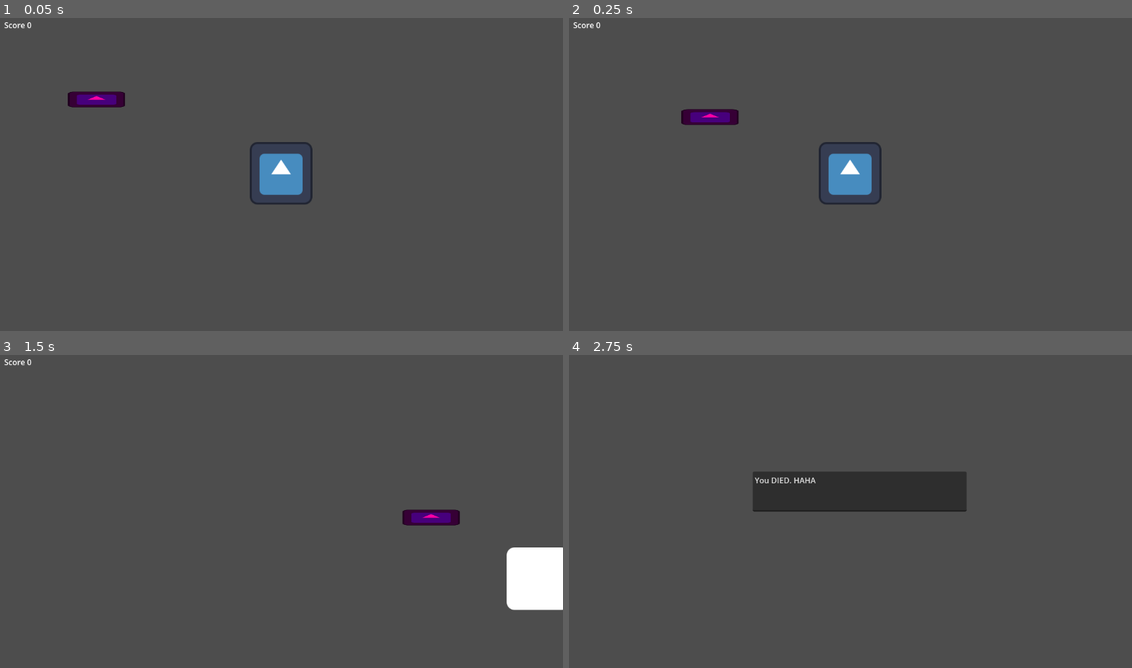
Above: before the commit, frames 1-4 (two rows, left to right).
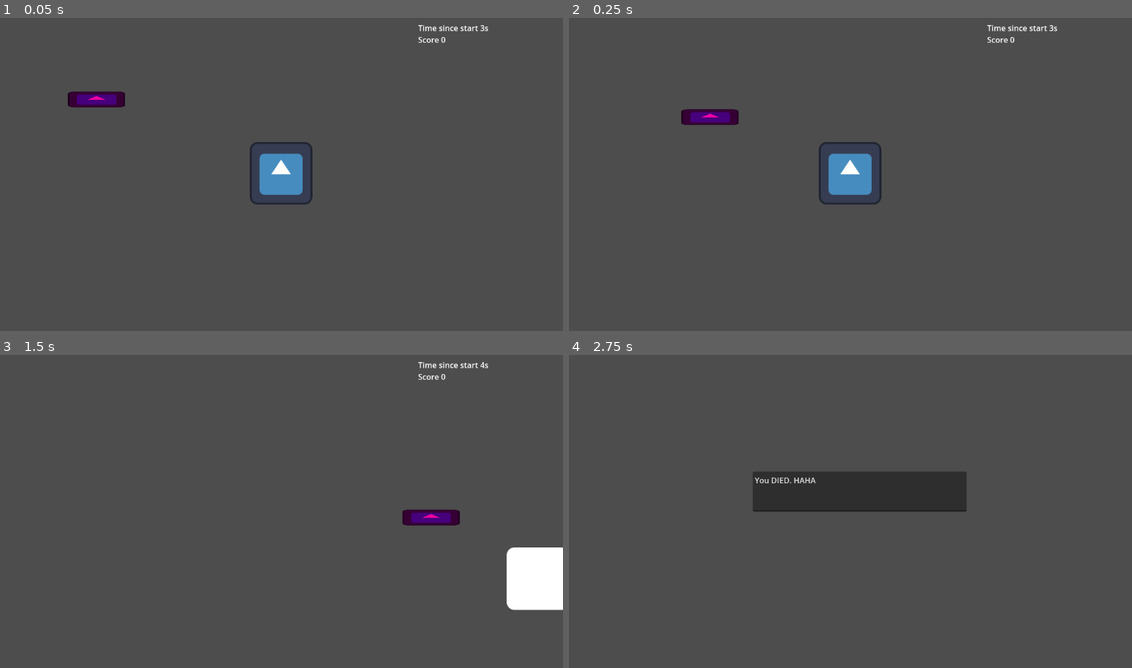
Above: after the commit, the same moments.

Repository: elVariable/gamejam
Game: Godot game, scene res://scences/main.tscn
The game is run twice, just before and just after one commit, with the same random seed, the same clock (stepped at 60 frames per second) and the same inputs. The engine's default icon, where the game draws it, is replaced by a stand-in: a white triangle on a blue panel in a dark square.
Inputs:
- Up to frame 1 (0.05 s): no input
- Up to frame 2 (0.25 s): no input
- Up to frame 3 (1.5 s): hold D (Right) 0.53-1.28 s; tap U (Fire0) at 0.6 s; hold S (Down) from 1.28 s (still down); tap I (Fire1) at 1.35 s
- Up to frame 4 (2.75 s): release S (Down) at 2.03 s; hold D (Right) from 2.03 s (still down); tap O (Fire2) at 2.1 s

The runs differ from the first frame. In frame 1, 0.2% of the frame differs, in the area x 0-87%, y 1-8%; in frame 2, 0.2%; in frame 3, 0.2%; in frame 4, nothing differs.

Commit message:
Add ingame timer

Diff:
--- a/scences/ui.tscn
+++ b/scences/ui.tscn
@@ -20,7 +20,26 @@
 [node name="ScoreLabel" type="Label" parent="Score"]
 unique_name_in_owner = true
 layout_mode = 0
-offset_left = 10.0
-offset_top = 10.0
-offset_right = 50.0
-offset_bottom = 33.0
+offset_left = 856.0
+offset_top = 40.0
+offset_right = 898.0
+offset_bottom = 63.0
+text = "score
+"
+horizontal_alignment = 1
+
+[node name="Time" type="Control" parent="."]
+unique_name_in_owner = true
+anchors_preset = 0
+offset_right = 40.0
+offset_bottom = 40.0
+
+[node name="TimeLabel" type="Label" parent="Time"]
+unique_name_in_owner = true
+layout_mode = 0
+offset_left = 856.0
+offset_top = 16.0
+offset_right = 896.0
+offset_bottom = 39.0
+text = "time"
+horizontal_alignment = 1
--- a/scripts/game_ui.gd
+++ b/scripts/game_ui.gd
@@ -2,10 +2,15 @@
 
 #@onready var score_texture = %Score/ScoreTexture
 @onready var score_label = %Score/ScoreLabel
+@onready var time_label = %Time/TimeLabel
+
 #@onready var death_label = %Death/DeathLabel
 
 
 func _process(_delta):
     # Set the score label text to the score variable in game maanger script
     score_label.text = "Score %d" % GameManager.score
+
+    var ingame_time_s = Time.get_ticks_msec() / 1000
+    time_label.text = "Time since start %ds" % ingame_time_s
     #death_label.text = "Deaths: %d" % GameManager.death_counter
